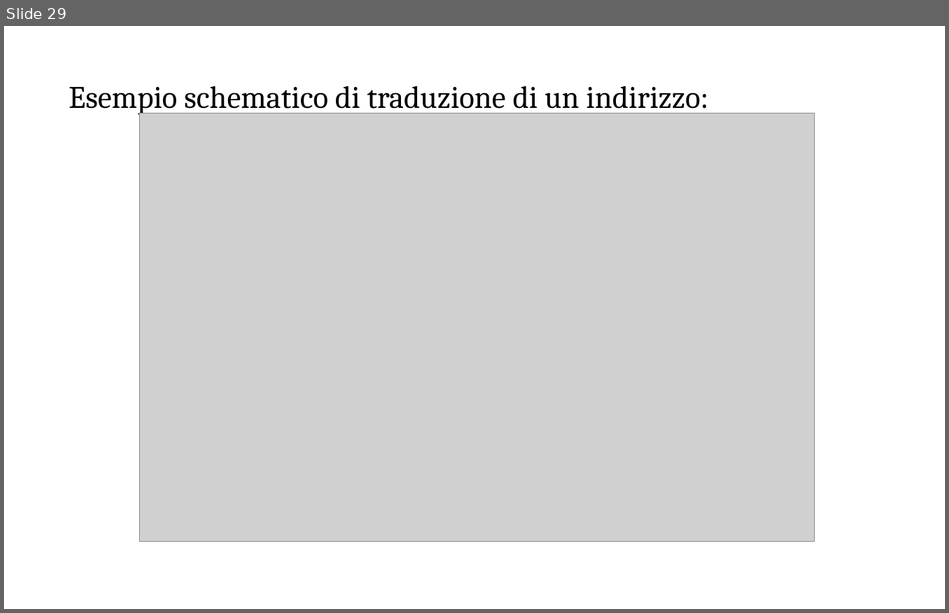
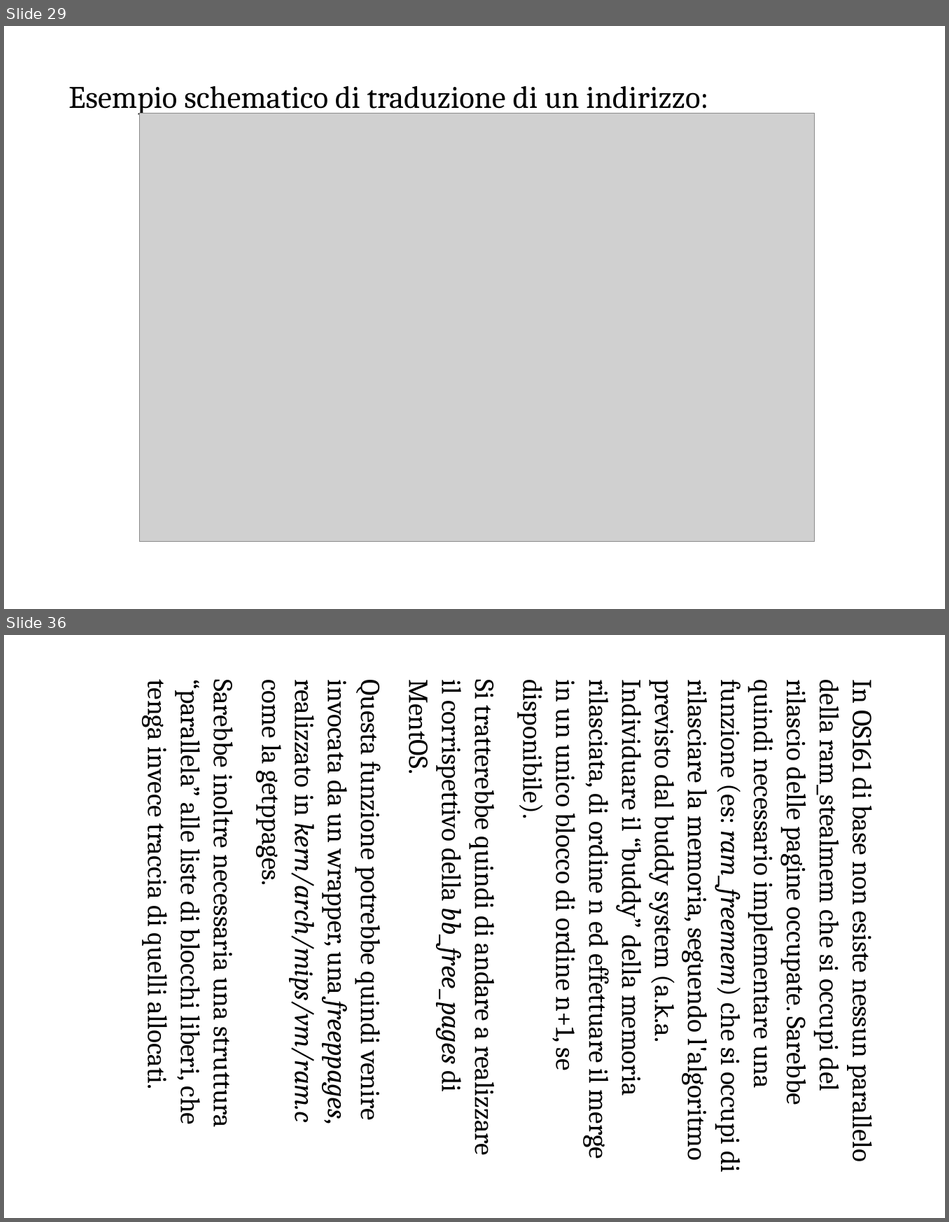
Before and after one commit to ProgrammazioneDiSistema2023-IA-ZZ/Group04, a slide deck: MentOS - Gestione Memoria.odp. Shown one above the other, each under a label of ours: slide 29 before the commit, slides 29 and 36 after it; the slides between them are not shown. The pictures are 949x613 and 949x1222 pixels, drawn with LibreOffice and Linux fonts; fonts in the diff are those of the drawing; grey boxes stand for pictures. Boxes give left, top, right and bottom in pixels: in the first picture for what was removed or moved away, otherwise in the second. Text is boxed around its words. In the diff, an @@ line names an element or a change of style, - is before the commit and + after.

```diff
--- a/MentOS - Gestione Memoria.odp
+++ b/MentOS - Gestione Memoria.odp
@@ slide 36 added at (x1=4, y1=635, x2=945, y2=1218), background #FFFFFF @@
@@ text added at (x1=141, y1=681, x2=881, y2=1172), 28 pt, text #000000 @@
+In OS161 di base non esiste nessun parallelo della ram_stealmem che si occupi del rilascio delle pagine occupate. Sarebbe quindi necessario implementare una funzione (es: ram_freemem) che si occupi di rilasciare la memoria, seguendo l'algoritmo previsto dal buddy system (a.k.a. Individuare il “buddy” della memoria rilasciata, di ordine n ed effettuare il merge in un unico blocco di ordine n+1, se disponibile).
+Si tratterebbe quindi di andare a realizzare il corrispettivo della bb_free_pages di MentOS.
+Questa funzione potrebbe quindi venire invocata da un wrapper, una freeppages, realizzato in kern/arch/mips/vm/ram.c come la getppages.
+Sarebbe inoltre necessaria una struttura “parallela” alle liste di blocchi liberi, che tenga invece traccia di quelli allocati.
```
Also in this commit, not shown: 14 slides changed, 9 other slides added.
